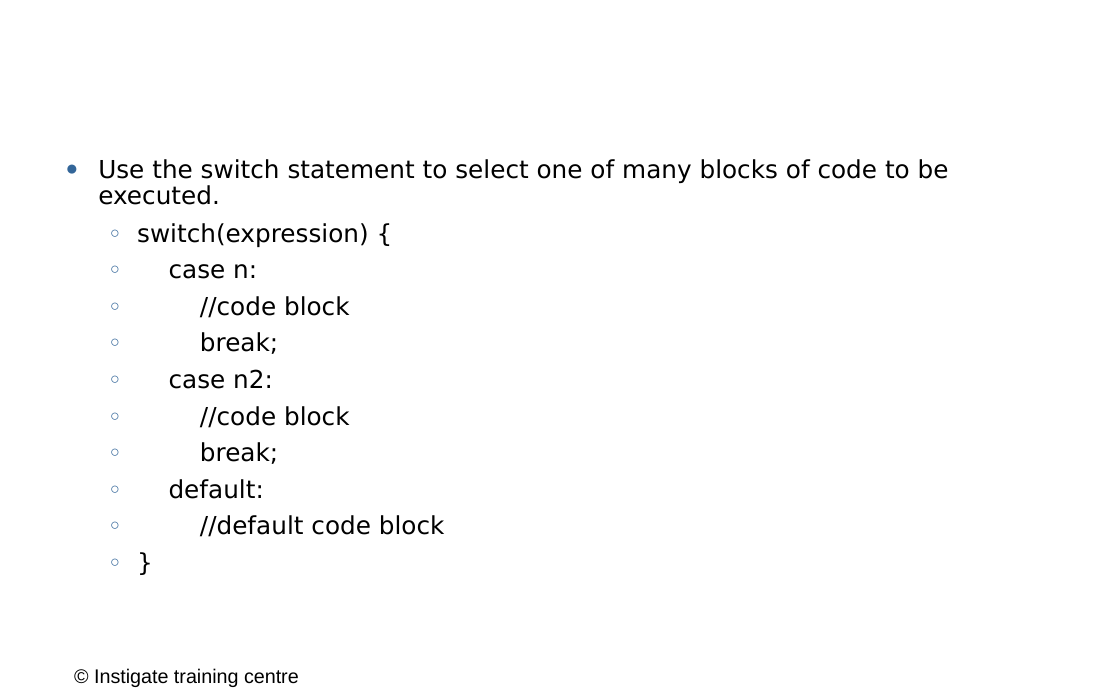
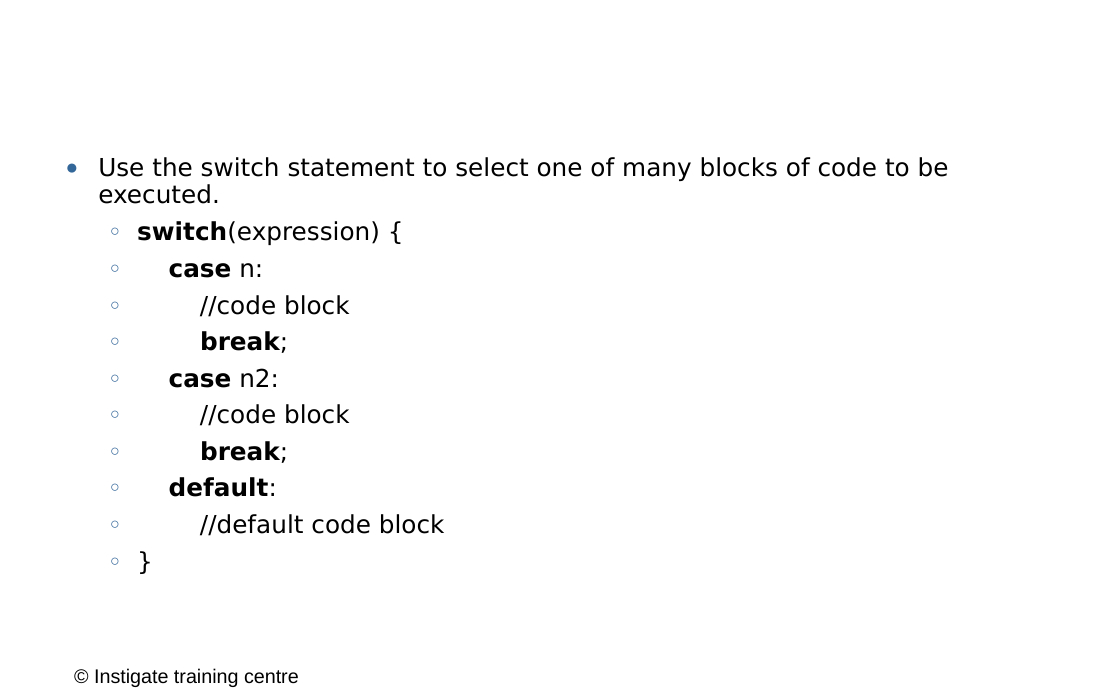
Before and after one commit to ITC-Vanadzor/ITC-7, a slide deck: slide 5 of Presentations/Javascript/3_control_constructs.odp (slide 6 before the commit). Drawn at 1120x700 pixels with LibreOffice and Linux fonts; fonts in the diff are those of the drawing; background and template pictures are left out. Boxes give left, top, right and bottom in pixels: in the first picture for what was removed or moved away, otherwise in the second. Text is boxed around its words. In the diff, an @@ line names an element or a change of style, - is before the commit and + after.

```diff
--- a/Presentations/Javascript/3_control_constructs.odp
+++ b/Presentations/Javascript/3_control_constructs.odp
@@ text at box(137, 221, 380, 497): bold on in "switch(expression)", "case", "break;", "case" and 2 more places @@
```
Also in this commit, not shown: 9 other slides changed, 2 slides removed, 1 other file.
